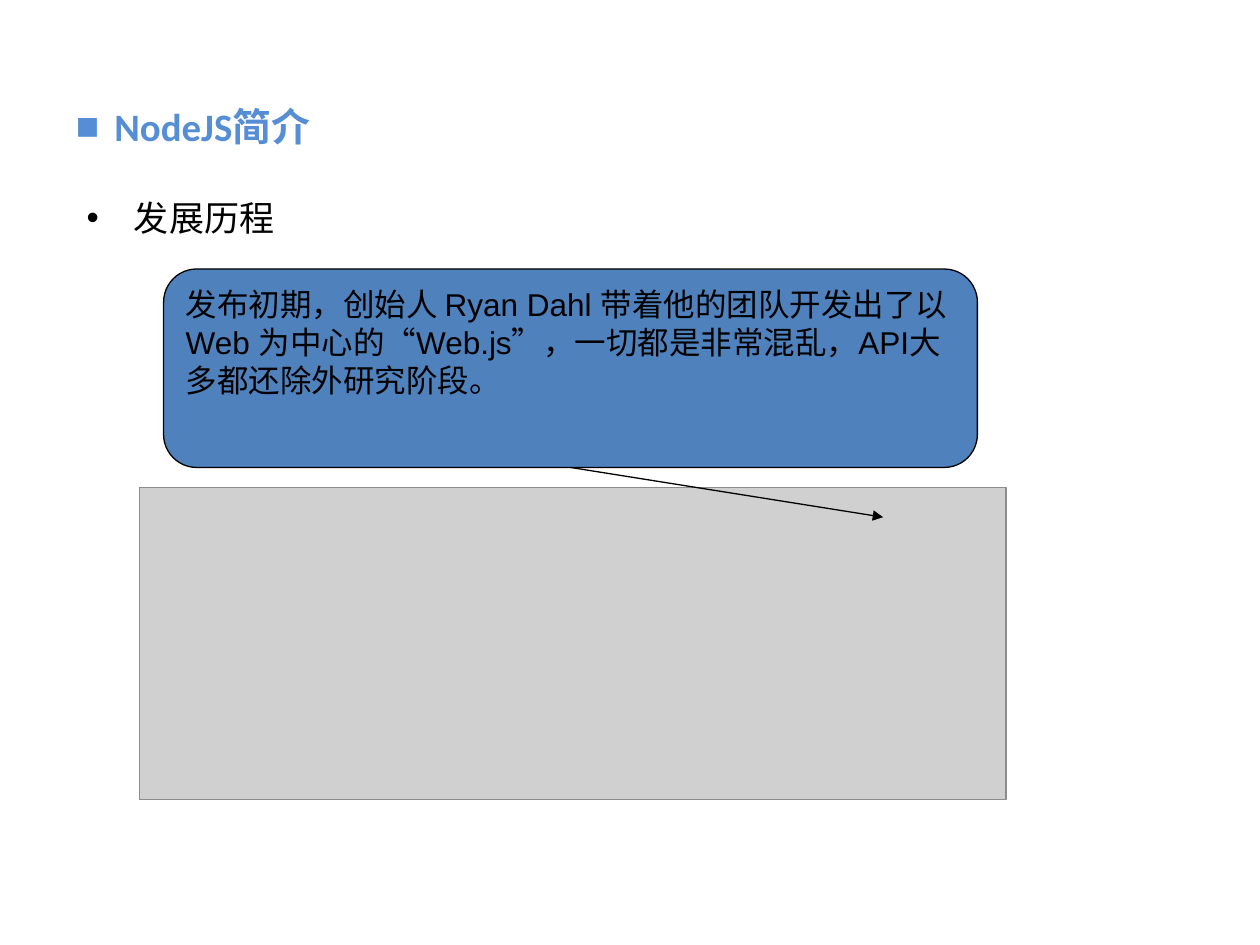
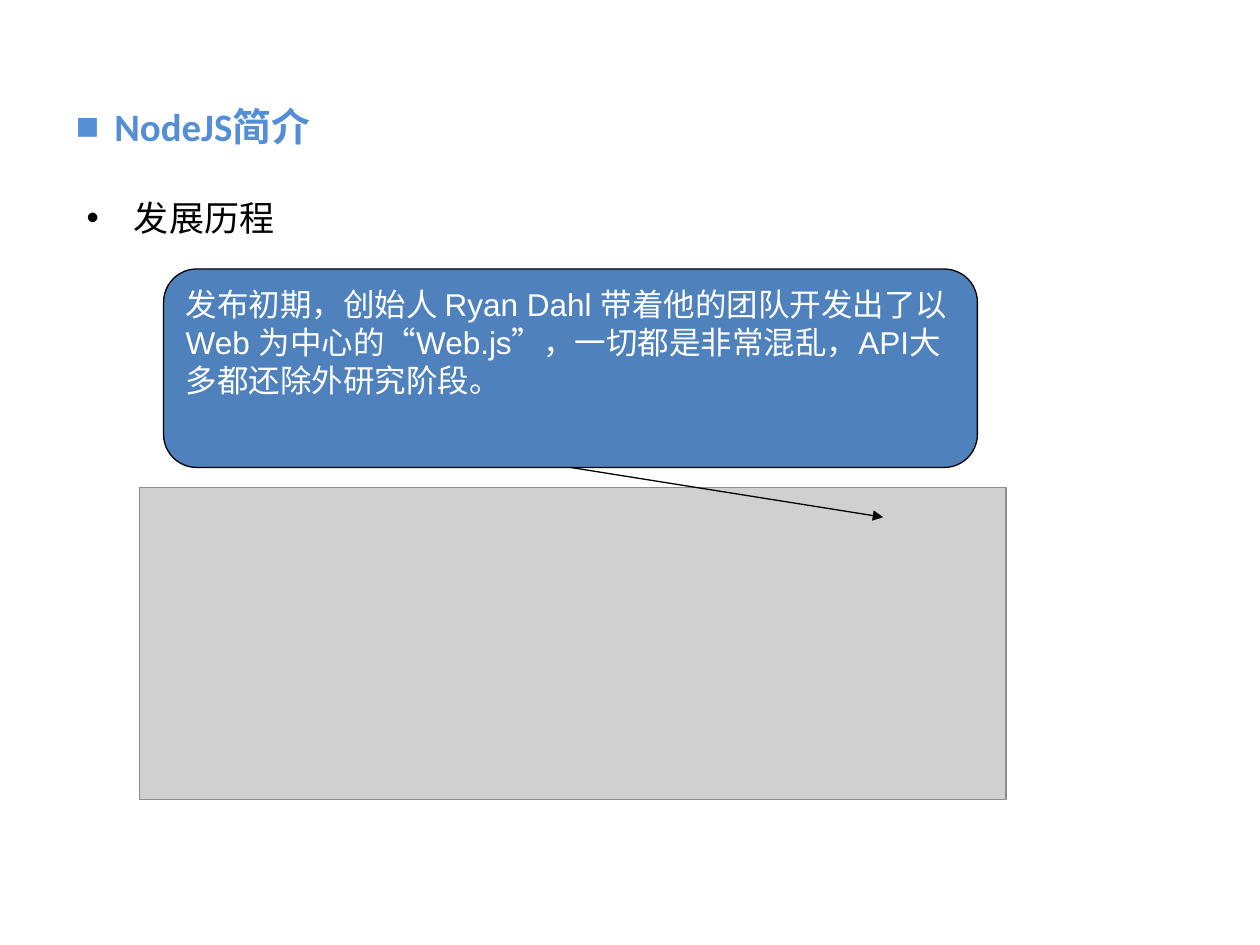
Before and after one commit to vaik/Documents, a slide deck: slide 5 of 我的分享/NodeJS基础概念理解.ppt (slide 3 before the commit). Drawn at 1260x945 pixels with LibreOffice and Linux fonts; fonts in the diff are those of the drawing; grey boxes stand for pictures; background and template pictures are left out. Boxes give left, top, right and bottom in pixels: in the first picture for what was removed or moved away, otherwise in the second. Text is boxed around its words. In the diff, an @@ line names an element or a change of style, - is before the commit and + after.

```diff
--- a/我的分享/NodeJS基础概念理解.ppt
+++ b/我的分享/NodeJS基础概念理解.ppt
@@ rounded rectangle "发布初期，创始人 Ryan Dahl 带着他的团队开发出了以 Web ..." at box(164, 270, 978, 467): text colour #000000 to #FFFFFF @@
```
Also in this commit, not shown: 1 other slide changed.
